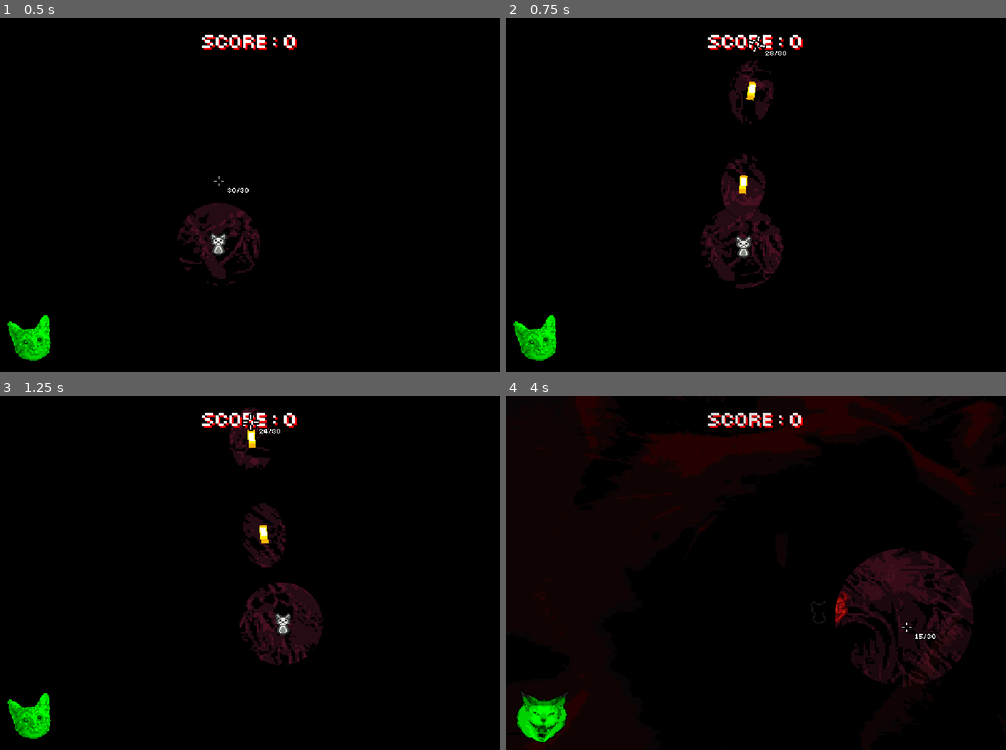
Above: before the commit, frames 1-4 (two rows, left to right).
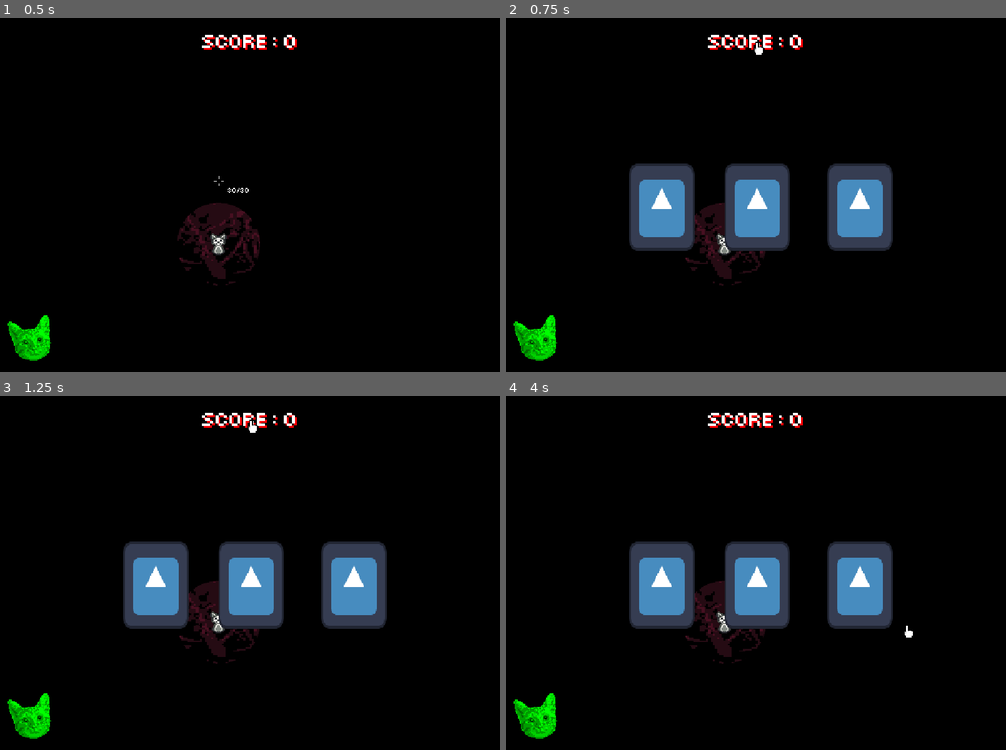
Above: after the commit, the same moments.

Repository: ThanapatrP/game-project-shooter
Game: Godot game, scene res://src/levels/main_level.tscn
The game is run twice, just before and just after one commit, with the same random seed, the same clock (stepped at 60 frames per second) and the same inputs. The engine's default icon, where the game draws it, is replaced by a stand-in: a white triangle on a blue panel in a dark square.
Inputs (mouse positions are in pixels of both pictures, inside the frame that each line leads up to):
- Up to frame 1 (0.5 s): no input
- Up to frame 2 (0.75 s): tap Enter (ui_accept) at 0.5 s; move the mouse to (756, 42) at 0.52 s; press the mouse at (756, 42) at 0.53 s; hold D (right) from 0.53 s (still down)
- Up to frame 3 (1.25 s): keep holding D (right); tap Enter (ui_accept) at 0.77, 1.07 s; right-click (250, 420) at 0.8 s
- Up to frame 4 (4 s): move the mouse to (656, 590) at 1.27 s; release D (right) at 1.28 s; release the mouse at (656, 590) at 1.28 s; hold S (down) 1.28-2.03 s; right-click (656, 590) at 1.35 s; tap Enter (ui_accept) at 1.52, 1.55, 1.82, 2.1, 3.02, 3.32, 3.77, 3.8 s; move the mouse to (806, 495) at 2.02 s; press the mouse at (806, 495) at 2.03 s; hold D (right) 2.03-2.78 s; move the mouse to (731, 643) at 2.77 s; release the mouse at (731, 643) at 2.78 s; hold W (up) 2.78-3.53 s; click (731, 643) at 2.85 s; right-click (731, 643) at 3.05 s; move the mouse to (906, 626) at 3.52 s; hold A (left) from 3.53 s (still down); hold Right mouse button (m2) from 3.53 s (still down)

Frame 1 is identical in both runs. In frame 2, 12% of the frame differs, in the area x 24-78%, y 5-77%; in frame 3, 13%; in frame 4, 22%, in the area x 1-99%, y 0-100%.
Error after the commit: Parse Error: Identifier "PauseParasite" not declared in the current scope. (res://src/characters/enemy/enemy.gd:15)

Commit message:
basic card and pause

Diff:
--- a/src/characters/enemy/running_enemy.gd
+++ b/src/characters/enemy/running_enemy.gd
@@ -5,7 +5,6 @@
 func _ready() -> void:
 	kb_mult = 2.5
 	$PositionMarker.self_modulate.a = 1.0
-	PauseParasite.create(self)
 
 func _process(delta):
 	if($PositionMarker.self_modulate.a > 0):
--- a/src/characters/player/player.gd
+++ b/src/characters/player/player.gd
@@ -15,27 +15,29 @@
 
 
 # HP stuff
-const MAX_HP = 100.0
+var MAX_HP = 100.0
 var hp = 100.0
 var invin = -1.0
 
 
 # Shoot stuff
-const DEF_SHOOT_CD = 0.1
+var DEF_SHOOT_CD = 0.1
 var shoot_cd = 0.0
 var RELOAD_T = 0.8 # default / max reload cooldown
 var reload_cd = -1.0 # currect cooldown of reload
 var ammo = 30
 var MAX_AMMO = 30
 
+var bullet_dmg_mult : float = 1.0
+
 
 # Light stuff
-const DEF_LIGHT_POW = 3.5 # how long light will last in second (max)
-const LIGHT_RES := 256 # size of light texture
-const ACTIVE_LIGHT_SCALE = 128 + 32
-const PLAYER_LIGHT_SCALE = 128 - 32
+var DEF_LIGHT_POW = 3.5 # how long light will last in second (max)
+const LIGHT_RES := 256 # size of light texture (NO CHANGE DURING GAMEPLAY!!)
+var ACTIVE_LIGHT_SCALE = 128 + 32
+var PLAYER_LIGHT_SCALE = 128 - 32
 var light_pow = 0.0
-var light_active = true
+var light_active = true # if true - player still can use m2 to use light
 
 
 # Resources
@@ -52,6 +54,13 @@
 @onready var reload_audio_player : AudioStreamPlayer = $ReloadAudioStream
 @onready var reload_loop_audio_player : AudioStreamPlayer = $ReloadingAudioStream
 
+func _enter_tree() -> void:
+	Global.player = self
+
+
+func _exit_tree() -> void:
+	Global.player = null
+
 
 func _ready():
 	light_pivot.top_level = true
@@ -60,8 +69,6 @@
 	light_pow = DEF_LIGHT_POW
 
 	ammo = MAX_AMMO
-
-	PauseParasite.create(self)
 
 
 func _process(delta):
@@ -173,6 +180,8 @@
 	bullet.global_position = global_position
 	bullet.dir = mouse_dir
 
+	bullet.damage *= bullet_dmg_mult # apply damage mult
+
 	get_tree().current_scene.add_child(bullet)
 
 	shoot_cd = DEF_SHOOT_CD
@@ -191,3 +200,7 @@
 
 func float_to_vec(n):
 	return Vector2(n, n)
+
+func apply_cursor():
+	if Global.cursor != null:
+		pass
--- a/src/characters/player/player.tscn
+++ b/src/characters/player/player.tscn
@@ -100,6 +100,7 @@
 [node name="GunAudioStream" type="AudioStreamPlayer" parent="."]
 stream = ExtResource("4_03ylq")
 volume_db = -8.0
+bus = &"SFX"
 
 [node name="ReloadAudioStream" type="AudioStreamPlayer" parent="."]
 stream = ExtResource("5_qf5tv")
--- a/src/levels/main_level.tscn
+++ b/src/levels/main_level.tscn
@@ -1,9 +1,8 @@
-[gd_scene load_steps=16 format=3 uid="uid://co30y8baliqso"]
+[gd_scene load_steps=14 format=3 uid="uid://co30y8baliqso"]
 
 [ext_resource type="PackedScene" uid="uid://c2uvr2f2eld2n" path="res://src/characters/player/player.tscn" id="1_b6xw5"]
 [ext_resource type="Script" uid="uid://dlkm2ubumia7v" path="res://src/levels/spawner.gd" id="2_ctyfj"]
 [ext_resource type="Script" uid="uid://djtoury4cj4ex" path="res://src/levels/hp_bar_pivot.gd" id="3_11df1"]
-[ext_resource type="Script" uid="uid://c65tq4spr5dxh" path="res://src/levels/ammo_label.gd" id="4_k0jp4"]
 [ext_resource type="Script" uid="uid://0rf7u1t2yp73" path="res://src/util/custom_camera.gd" id="5_ctyfj"]
 [ext_resource type="PackedScene" uid="uid://whcd4uekaxv6" path="res://src/ui/cursor.tscn" id="6_11df1"]
 [ext_resource type="FontFile" uid="uid://7ip1rh1cottq" path="res://asset/ui/Smol font.ttf" id="6_k0jp4"]
@@ -11,16 +10,11 @@
 [ext_resource type="Script" uid="uid://cpfugg5pyr134" path="res://src/ui/score_label.gd" id="8_ywe2d"]
 [ext_resource type="Texture2D" uid="uid://bdfs3bbusy52" path="res://asset/ui/ui_overlays/cat_hurts_overlay.png" id="9_tygi3"]
 [ext_resource type="Script" uid="uid://benpvdb4y2nyl" path="res://src/ui/hurt_overlay.gd" id="10_twkqo"]
+[ext_resource type="PackedScene" uid="uid://d0gdnghceog14" path="res://src/ui/card_layer.tscn" id="11_av45r"]
 [ext_resource type="PackedScene" uid="uid://cwsp1ptrx6men" path="res://src/ui/hp_indicator.tscn" id="12_av45r"]
 
 [sub_resource type="CanvasItemMaterial" id="CanvasItemMaterial_tygi3"]
 light_mode = 1
-
-[sub_resource type="CanvasItemMaterial" id="CanvasItemMaterial_ywe2d"]
-blend_mode = 1
-
-[sub_resource type="LabelSettings" id="LabelSettings_av45r"]
-font_size = 100
 
 [node name="Level" type="Node2D"]
 y_sort_enabled = true
@@ -36,6 +30,7 @@
 offset_top = -78.0
 offset_right = 658.0
 offset_bottom = 478.0
+mouse_filter = 1
 color = Color(0.221902, 0.221902, 0.221902, 1)
 
 [node name="TempLevelBg" type="Sprite2D" parent="."]
@@ -54,35 +49,26 @@
 [node name="Spawner" type="Node" parent="."]
 script = ExtResource("2_ctyfj")
 
-[node name="UI" type="CanvasLayer" parent="."]
+[node name="UILayer" type="CanvasLayer" parent="."]
 
-[node name="HpBarPivot" type="Node2D" parent="UI"]
+[node name="HpBarPivot" type="Node2D" parent="UILayer"]
 visible = false
 position = Vector2(11, 364)
 script = ExtResource("3_11df1")
 metadata/_edit_group_ = true
 
-[node name="HpBarDropShadow" type="ColorRect" parent="UI/HpBarPivot"]
+[node name="HpBarDropShadow" type="ColorRect" parent="UILayer/HpBarPivot"]
 offset_top = 1.0
 offset_right = 103.0
 offset_bottom = 17.0
 
-[node name="HpBar" type="ColorRect" parent="UI/HpBarPivot"]
+[node name="HpBar" type="ColorRect" parent="UILayer/HpBarPivot"]
 offset_left = 1.0
 offset_right = 104.0
 offset_bottom = 16.0
 color = Color(0, 0.729565, 0.0597753, 1)
 
-[node name="AmmoLabel" type="Label" parent="UI"]
-visible = false
-offset_left = 498.0
-offset_top = 356.0
-offset_right = 541.0
-offset_bottom = 379.0
-text = "30/30"
-script = ExtResource("4_k0jp4")
-
-[node name="ScoreLabel" type="RichTextLabel" parent="UI"]
+[node name="ScoreLabel" type="RichTextLabel" parent="UILayer"]
 offset_top = 12.0
 offset_right = 550.0
 offset_bottom = 43.0
@@ -98,7 +84,7 @@
 vertical_alignment = 1
 script = ExtResource("8_ywe2d")
 
-[node name="HurtOverlay" type="Sprite2D" parent="UI"]
+[node name="HurtOverlay" type="Sprite2D" parent="UILayer"]
 self_modulate = Color(1, 1, 1, 0.184314)
 material = SubResource("CanvasItemMaterial_tygi3")
 position = Vector2(276.25, 192)
@@ -106,21 +92,13 @@
 texture = ExtResource("9_tygi3")
 script = ExtResource("10_twkqo")
 
-[node name="Label" type="Label" parent="UI"]
-visible = false
-material = SubResource("CanvasItemMaterial_ywe2d")
-anchors_preset = 15
-anchor_right = 1.0
-anchor_bottom = 1.0
-grow_horizontal = 2
-grow_vertical = 2
-text = "KILL"
-label_settings = SubResource("LabelSettings_av45r")
-horizontal_alignment = 1
-vertical_alignment = 1
-
-[node name="HpIndicator" parent="UI" instance=ExtResource("12_av45r")]
+[node name="HpIndicator" parent="UILayer" instance=ExtResource("12_av45r")]
 position = Vector2(11, 319)
 
-[node name="Cursor" parent="UI" instance=ExtResource("6_11df1")]
+[node name="CardLayer" parent="." instance=ExtResource("11_av45r")]
+
+[node name="CursorLayer" type="CanvasLayer" parent="."]
+layer = 3
+
+[node name="Cursor" parent="CursorLayer" instance=ExtResource("6_11df1")]
 position = Vector2(240, 179)
--- a/src/object/bullets/bullet.gd
+++ b/src/object/bullets/bullet.gd
@@ -1,7 +1,7 @@
+class_name BaseBullet
 extends Area2D
 
-
-const SPD = 900
+var SPD = 900
 var dir = Vector2.ZERO
 var damage = 30
 
@@ -9,7 +9,7 @@
 func _ready() -> void:
 	rotation = dir.angle()
 	connect("body_entered", hit)
-	PauseParasite.create(self)
+
 
 func _process(delta):
 	rotation = dir.angle()
@@ -17,16 +17,13 @@
 	if global_position.x > 600 or global_position.x < -50 or global_position.y > 440 or global_position.y < -50:
 		queue_free()
 
+
 func _physics_process(delta):
 	global_position += dir * SPD * delta
 
 
 func hit(body):
-
 	var b = get_overlapping_bodies()[0]
-
 	global_position = b.global_position
-
 	b.hurt(dir, damage)
-
 	queue_free()
--- /dev/null
+++ b/src/object/card/curse.gd
@@ -0,0 +1,6 @@
+class_name Curse
+extends Resource
+
+
+func apply(player : Player): # Apply curse to player
+	pass
--- /dev/null
+++ b/src/object/card/curse_card.gd
@@ -0,0 +1,26 @@
+extends Node2D
+
+var hover : bool = false
+var curse : Curse = null
+
+@onready var mouse_area : Area2D = $MouseArea
+
+
+func _ready() -> void:
+	mouse_area.connect("mouse_entered",
+	func():
+		hover = true
+		if Global.cursor != null:
+			Global.cursor.set_cursor_transform(Vector2(1.4, 1.4), 0)
+	)
+
+	mouse_area.connect("mouse_exited",
+	func():
+		hover = false
+	)
+
+func _process(delta: float) -> void:
+	if hover:
+		modulate = Color.RED
+	else:
+		modulate = Color.WHITE
--- /dev/null
+++ b/src/object/card/curse_card.tscn
@@ -0,0 +1,21 @@
+[gd_scene load_steps=4 format=3 uid="uid://cbhb18adwsxe1"]
+
+[ext_resource type="Texture2D" uid="uid://ccshccosw5ucp" path="res://icon.svg" id="1_rdrce"]
+[ext_resource type="Script" uid="uid://biyud2pe0gxdk" path="res://src/object/card/curse_card.gd" id="1_xs56f"]
+
+[sub_resource type="RectangleShape2D" id="RectangleShape2D_rdrce"]
+size = Vector2(72, 96)
+
+[node name="CurseCard" type="Node2D"]
+script = ExtResource("1_xs56f")
+
+[node name="Icon" type="Sprite2D" parent="."]
+position = Vector2(36, 48)
+scale = Vector2(0.5625, 0.75)
+texture = ExtResource("1_rdrce")
+
+[node name="MouseArea" type="Area2D" parent="."]
+
+[node name="CollisionShape2D" type="CollisionShape2D" parent="MouseArea"]
+position = Vector2(36, 48)
+shape = SubResource("RectangleShape2D_rdrce")
--- /dev/null
+++ b/src/object/card/curse_res/dmg_mult_curses.tres
@@ -0,0 +1,9 @@
+[gd_resource type="Resource" script_class="DamageMultCurse" load_steps=2 format=3 uid="uid://tlw6hoh86i34"]
+
+[ext_resource type="Script" uid="uid://blwaa4e0iei8e" path="res://src/object/card/curses/damage_mult_curse.gd" id="1_px0e3"]
+
+[resource]
+script = ExtResource("1_px0e3")
+add_dmg_mult = 0.1
+hp_reduction = 0.1
+metadata/_custom_type_script = "uid://blwaa4e0iei8e"
--- /dev/null
+++ b/src/object/card/curses/damage_mult_curse.gd
@@ -0,0 +1,14 @@
+# CURSE DESC:
+# + Damage multiplier by %
+# - MAX_HP by %
+
+class_name DamageMultCurse
+extends Curse
+
+@export var add_dmg_mult : float = 0.1
+@export var hp_reduction : float = 0.1
+
+
+func apply(player : Player):
+	player.bullet_dmg_mult += add_dmg_mult
+	player.MAX_HP *= (1.0 - hp_reduction)
--- /dev/null
+++ b/src/ui/card_layer.gd
@@ -0,0 +1,65 @@
+extends CanvasLayer
+
+
+var active = false
+var ex_cursor = 0
+
+@onready var cards : Array[Node2D] = [
+	$CurseCard1,
+	$CurseCard2,
+	$CurseCard3,
+]
+
+func _enter_tree() -> void:
+	Global.card_layer = self
+
+
+func _exit_tree() -> void:
+	Global.card_layer = null
+
+
+func _ready() -> void:
+	visible = active
+
+
+func _process(delta: float) -> void:
+	if active:
+		var hovering_card = null
+
+		for c in cards:
+			if c.hover:
+				hovering_card = c
+				break
+
+		if Input.is_action_just_pressed("m1") and hovering_card != null:
+			if hovering_card.curse != null and Global.player != null:
+				hovering_card.curse.apply(Global.player)
+
+			deactivate_ui()
+
+func activate_ui():
+
+	ex_cursor = Global.cursor.active_cursor_sprite
+
+	if Global.cursor:
+		Global.cursor.set_cursor_sprite(Global.cursor.Cursor.POINT)
+		Global.cursor.set_cursor_text("")
+
+	active = true
+	visible = true
+
+	# TODO: Randomize curse stuff
+	# TODO: animate stuff
+
+	Global.emit_signal("pause")
+
+
+func deactivate_ui():
+	active = false
+	visible = false
+
+	# TODO: animate stuff
+
+	Global.emit_signal("resume")
+	if Global.cursor:
+		Global.cursor.set_cursor_sprite(ex_cursor)
--- /dev/null
+++ b/src/ui/card_layer.tscn
@@ -0,0 +1,18 @@
+[gd_scene load_steps=3 format=3 uid="uid://d0gdnghceog14"]
+
+[ext_resource type="PackedScene" uid="uid://cbhb18adwsxe1" path="res://src/object/card/curse_card.tscn" id="1_mhh4k"]
+[ext_resource type="Script" uid="uid://blhqqgmpo52jx" path="res://src/ui/card_layer.gd" id="1_x8ghf"]
+
+[node name="CardLayer" type="CanvasLayer"]
+process_mode = 3
+layer = 2
+script = ExtResource("1_x8ghf")
+
+[node name="CurseCard1" parent="." instance=ExtResource("1_mhh4k")]
+position = Vector2(135, 160)
+
+[node name="CurseCard2" parent="." instance=ExtResource("1_mhh4k")]
+position = Vector2(240, 160)
+
+[node name="CurseCard3" parent="." instance=ExtResource("1_mhh4k")]
+position = Vector2(353, 160)
--- a/src/ui/cursor.gd
+++ b/src/ui/cursor.gd
@@ -4,6 +4,7 @@
 enum Cursor {
 	CROSSHAIR,
 	RELOADING,
+	POINT,
 }
 
 var active_cursor_sprite = Cursor.CROSSHAIR
@@ -11,6 +12,7 @@
 var _cursor_texture = [
 	preload("res://asset/ui/cursor/crosshair_cursor.png"),
 	preload("res://asset/ui/cursor/reload_cursor.png"),
+	preload("res://asset/ui/cursor/point_cursor.png")
 ]
 
 
--- a/src/ui/cursor.tscn
+++ b/src/ui/cursor.tscn
@@ -8,6 +8,7 @@
 light_mode = 1
 
 [node name="Cursor" type="Node2D"]
+process_mode = 3
 script = ExtResource("1_ac65b")
 
 [node name="CursorSpr" type="Sprite2D" parent="."]
--- a/src/util/global.gd
+++ b/src/util/global.gd
@@ -1,4 +1,8 @@
 extends Node
+
+
+# Player stuff
+var player : Player = null
 
 
 # UI stuff
@@ -7,6 +11,7 @@
 var hurt_overlay = null
 var score_label = null
 var hp_indicator = null
+var card_layer : CanvasLayer = null
 
 # Save stuff
 var curr_score = 0
@@ -27,3 +32,24 @@
 # save load stuff
 func load_data():
     pass
+
+
+func _ready() -> void:
+    process_mode = ProcessMode.PROCESS_MODE_ALWAYS
+
+    connect("pause",
+    func():
+        get_tree().paused = true
+    )
+
+    connect("resume",
+    func():
+        get_tree().paused = false
+    )
+
+
+func _process(delta: float) -> void:
+    if Input.is_action_just_pressed("ui_accept"):
+        emit_signal("pause")
+        if card_layer:
+            card_layer.activate_ui()
--- a/src/util/module/pause_parasite.gd
+++ /dev/null
@@ -1,33 +0,0 @@
-class_name PauseParasite
-extends Node
-
-var host : Node = null
-
-func _ready() -> void:
-    Global.connect("pause", pause)
-    Global.connect("resume", resume)
-
-
-static func create(host : Node, auto_add = true):
-    var new_parasite = PauseParasite.new()
-    new_parasite.host = host
-
-    if auto_add:
-        host.add_child(new_parasite)
-
-    return new_parasite
-
-
-func pause():
-    if host == null: return
-
-    host.set_physics_process(false)
-    host.set_process(false)
-
-
-
-func resume():
-    if host == null: return
-
-    host.set_physics_process(true)
-    host.set_process(true)
Binary file added: asset/ui/cursor/point_cursor.png
Not shown, added: asset/ui/cursor/point_cursor.png.import
Not shown, added: src/object/card/curse.gd.uid
Not shown, added: src/object/card/curse_card.gd.uid
Not shown, added: src/object/card/curses/damage_amp_curse.gd.uid
Not shown, added: src/object/card/curses/damage_mult_curse.gd.uid
Not shown, added: src/ui/card_layer.gd.uid
Not shown, removed: src/util/module/pause_parasite.gd.uid
